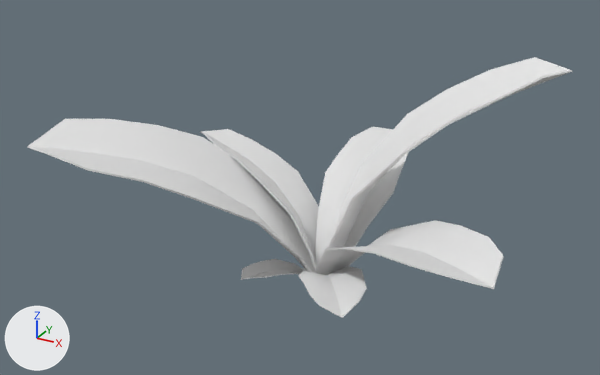
An edit to the glTF model assets/models/Jungle/JunglePlant/JunglePlant_small.glb, drawn before and after from the same camera.
The view is the same before and after, from a 50 mm camera at (0.603, -1.187, 0.786) aimed at (-0.036, -0.026, 0.205). The axes (+X, +Y, +Z) are drawn at lower left. The lights are the same throughout. Where no turn or scale is listed for an object, it has been applied to the vertices.

In view in the first picture: 'PlantSmall'.
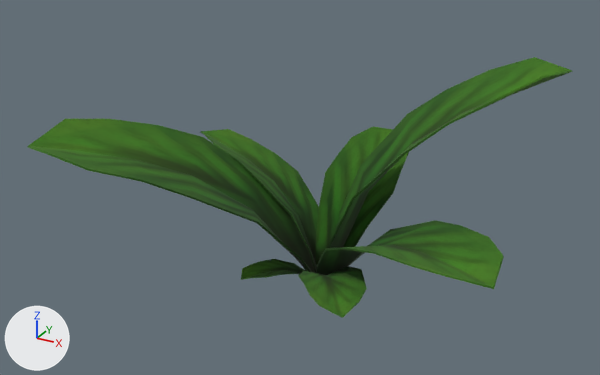
Where the newer file only moved an object's origin or applied its transform, the numbers keep the older frame.

Edits to the bpy script that builds the scene:
```text
Add img_jungleplant_base_color:
    img_jungleplant_base_color = load_image('JunglePlant_Base_color', '_unpacked/JunglePlant_Base_color', 512, 512, 'sRGB')
Add mat_jungleplant:
    mat_jungleplant = principled_material('JunglePlant')
    mat_jungleplant.texture = img_jungleplant_base_color
    mat_jungleplant.roughness = 1.0
Change me_plane_031:
    where me_plane_031.from_pydata(...)  # 378 vertices, 720 faces; spans x -0.417..0.362, y -0.304..0.27, z -0.004..0.432
    add me_plane_031.materials.append(mat_jungleplant)  # picture img_jungleplant_base_color
```

Pixel boxes (x1, y1, x2, y2) of what changed, in the pictures (600 x 375 px):
'PlantSmall', recoloured (white to green): (28, 57, 573, 318) in both
